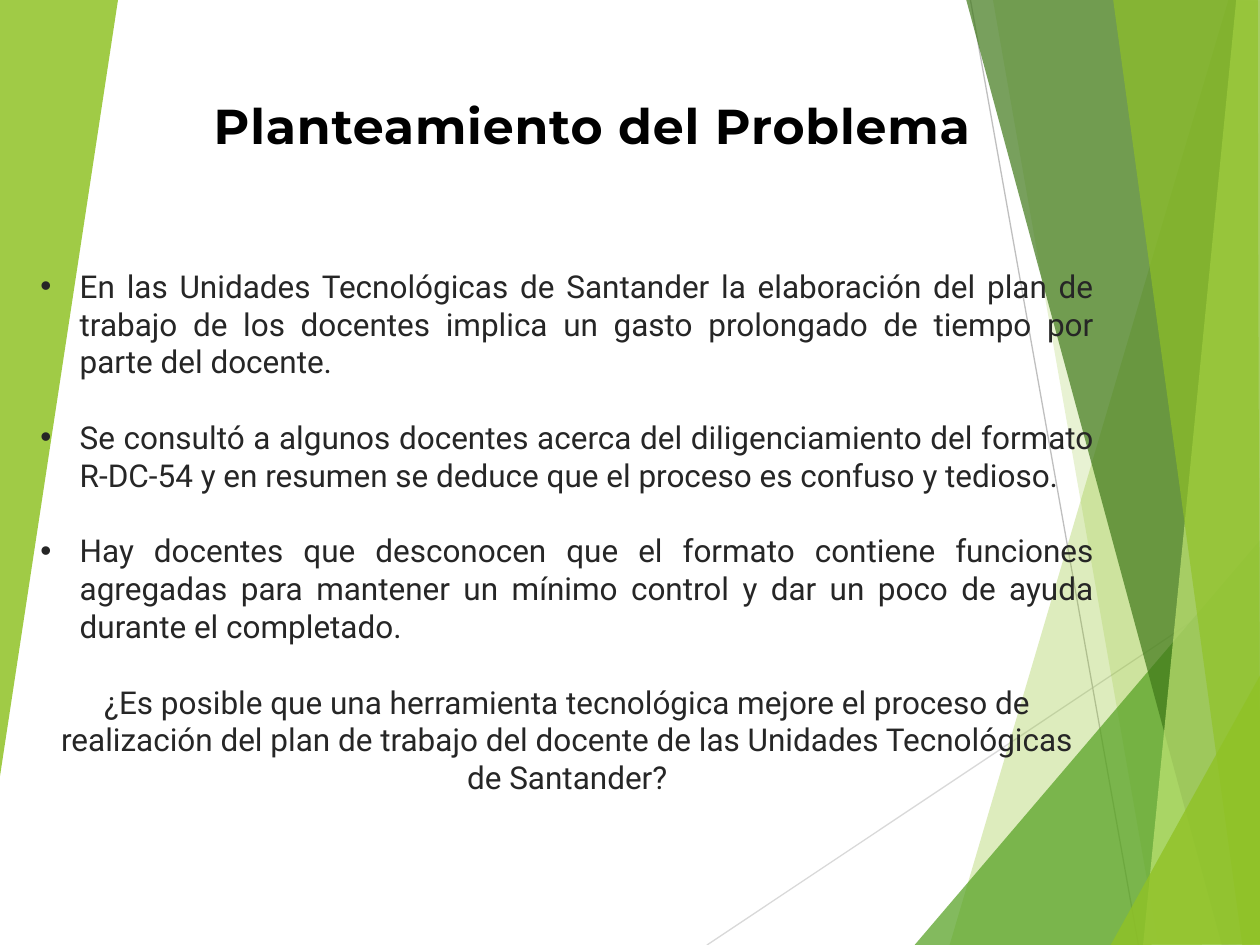
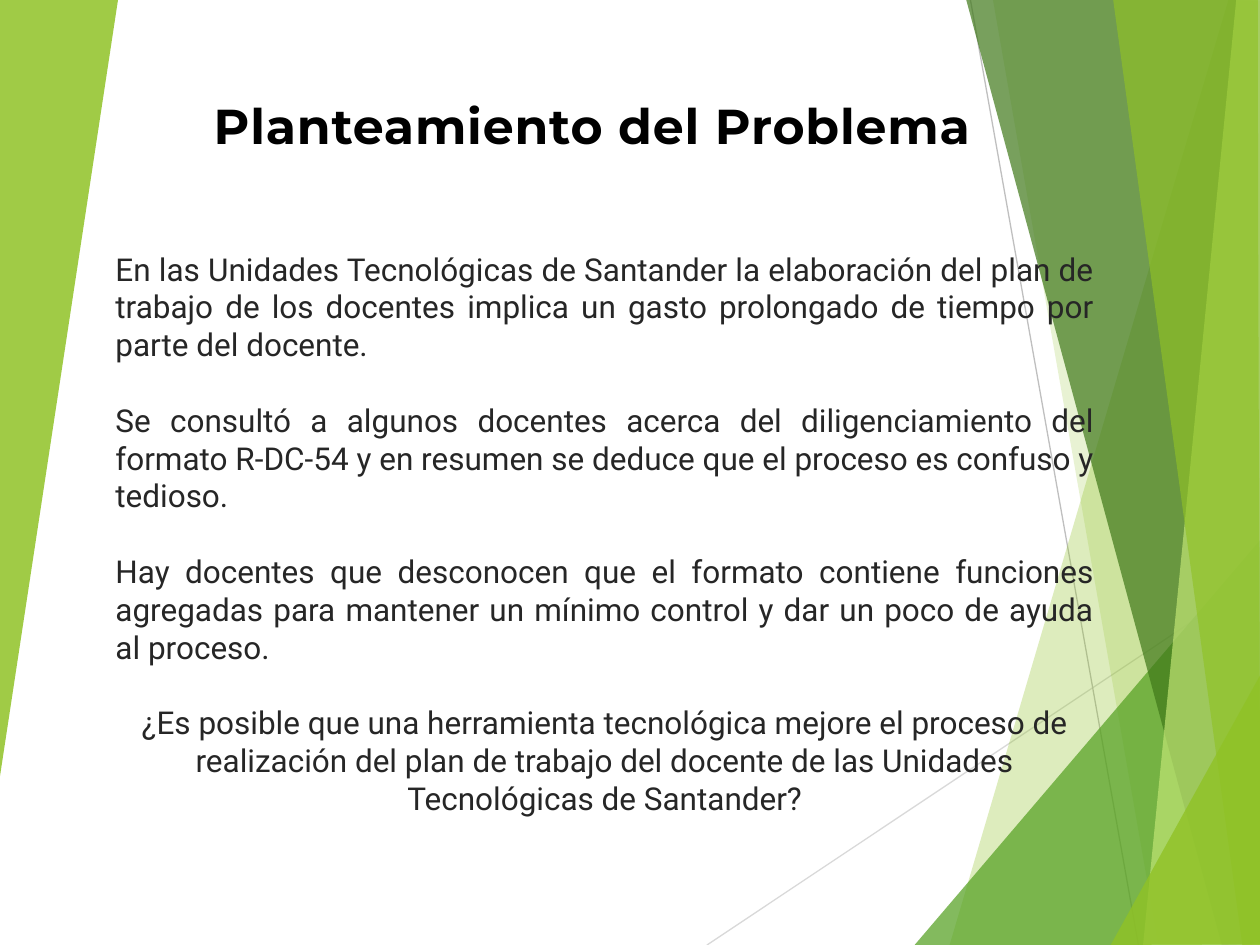
Before and after one commit to andy645jh/ProyectoGrado, a slide deck: slide 2 of extras/docs/rdc_presentacion.pptx. Drawn at 1260x945 pixels with LibreOffice and Linux fonts; fonts in the diff are those of the drawing. Boxes give left, top, right and bottom in pixels: in the first picture for what was removed or moved away, otherwise in the second. Text is boxed around its words. In the diff, an @@ line names an element or a change of style, - is before the commit and + after.

```diff
--- a/extras/docs/rdc_presentacion.pptx
+++ b/extras/docs/rdc_presentacion.pptx
@@ text "En las Unidades Tecnológicas de ...": place and size @@
-text "En las Unidades Tecnológicas de ..." at (61,269,1093,790)
+text "En las Unidades Tecnológicas de ..." at (115,252,1093,817)
@@ text at (115,252,1093,508): bullet • to none @@
@@ text at (115,554,1093,666): text changed @@
-• Hay docentes que desconocen que el formato contiene funciones agregadas para mantener un mínimo control y dar un poco de ayuda durante el completado.
+Hay docentes que desconocen que el formato contiene funciones agregadas para mantener un mínimo control y dar un poco de ayuda al proceso.
```
Also in this commit, not shown: 2 other slides changed, 5 other files.
